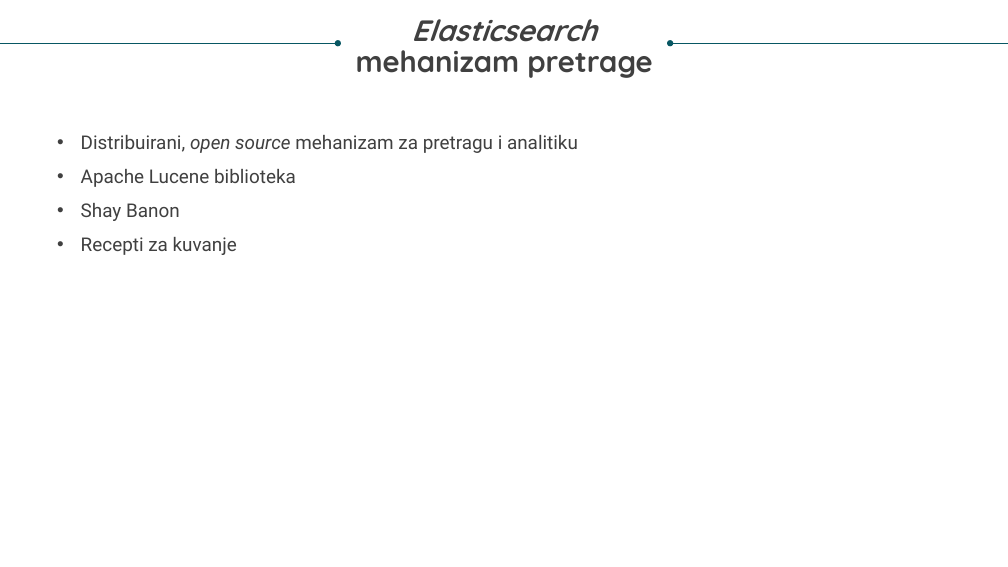
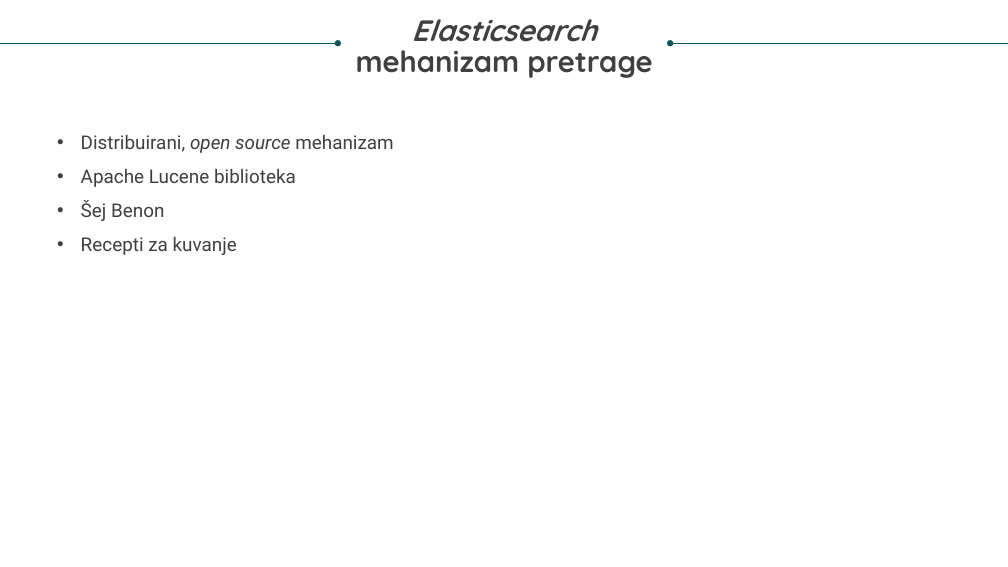
Before and after one commit to Nevenaa01/DebugIt, a slide deck: slide 5 of Nevena Gligorov diplomski prezentacija.pptx. Drawn at 1008x567 pixels with LibreOffice and Linux fonts; fonts in the diff are those of the drawing. Boxes give left, top, right and bottom in pixels: in the first picture for what was removed or moved away, otherwise in the second. Text is boxed around its words. In the diff, an @@ line names an element or a change of style, - is before the commit and + after.

```diff
--- a/Nevena Gligorov diplomski prezentacija.pptx
+++ b/Nevena Gligorov diplomski prezentacija.pptx
@@ text at (81,135,393,153): text changed @@
-• Distribuirani, open source mehanizam za pretragu i analitiku
+• Distribuirani, open source mehanizam
@@ text at (81,200,164,221): text changed @@
-• Shay Banon
+• Šej Benon
```
Also in this commit, not shown: 12 other slides changed, 1 slide added, 3 other files.
